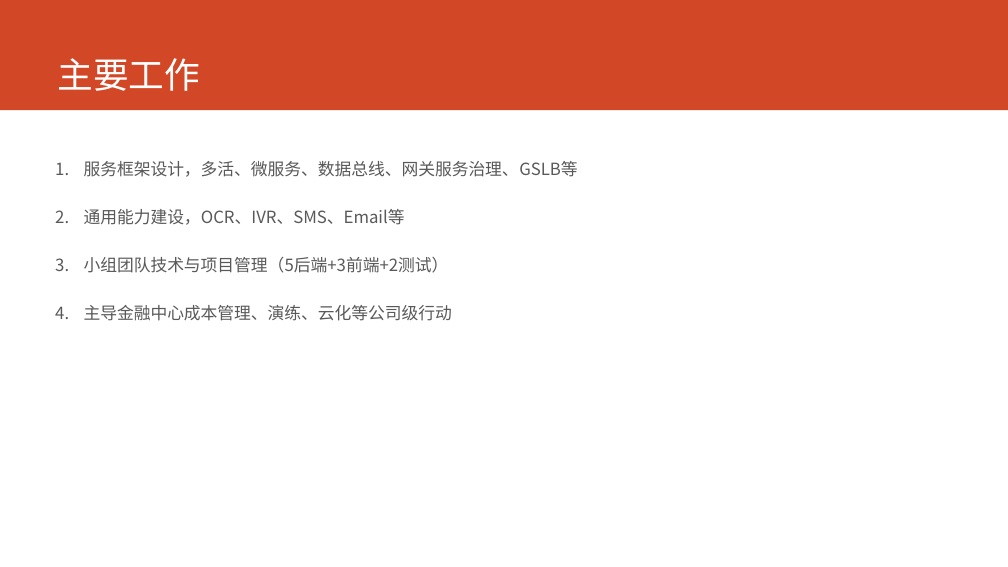
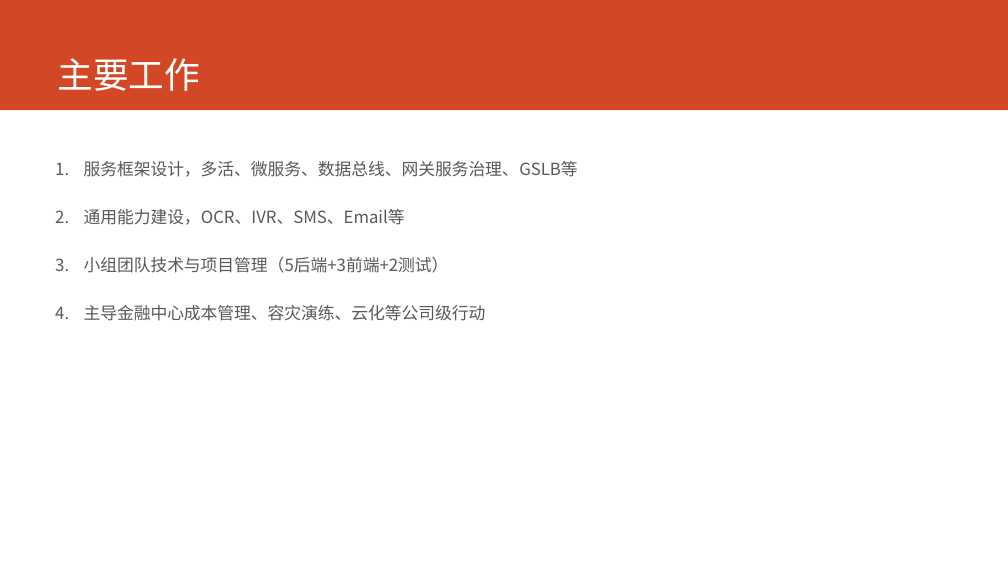
Before and after one commit to printfcoder/printfcoder, a slide deck: slide 2 of job/me/个人介绍.pptx. Drawn at 1008x567 pixels with LibreOffice and Linux fonts; fonts in the diff are those of the drawing. Boxes give left, top, right and bottom in pixels: in the first picture for what was removed or moved away, otherwise in the second. Text is boxed around its words. In the diff, an @@ line names an element or a change of style, - is before the commit and + after.

```diff
--- a/job/me/个人介绍.pptx
+++ b/job/me/个人介绍.pptx
@@ text at <box>84,305,486,321</box>: text changed @@
-4. 主导金融中心成本管理、演练、云化等公司级行动
+4. 主导金融中心成本管理、容灾演练、云化等公司级行动
```
Also in this commit, not shown: 2 other slides changed, 1 slide added.
